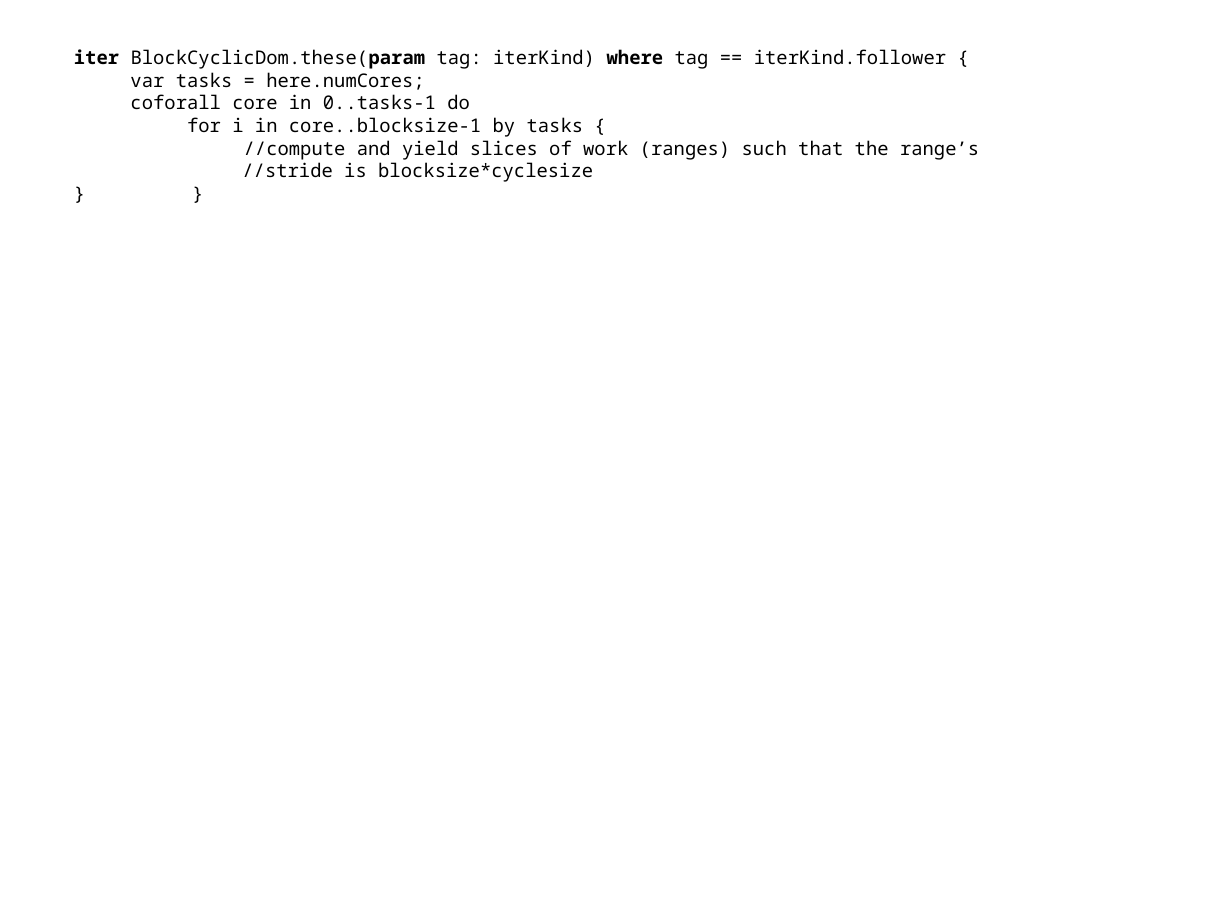
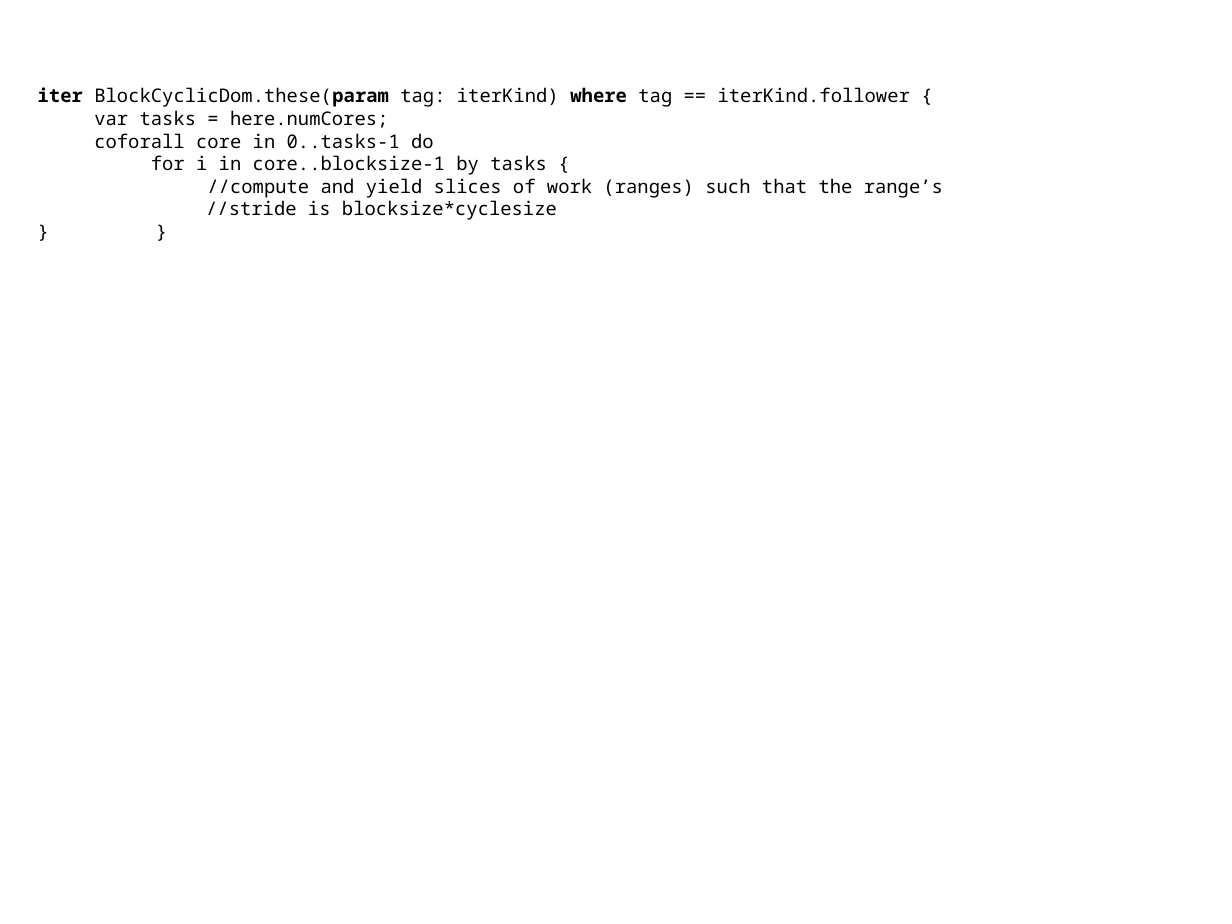
Before and after one commit to aroonsharma1/Chapel_Masters_Work, a slide deck: slide 7 of Paper/Figures/jacobi.pptx. Drawn at 1232x924 pixels with LibreOffice and Linux fonts; fonts in the diff are those of the drawing. Boxes give left, top, right and bottom in pixels: in the first picture for what was removed or moved away, otherwise in the second. Text is boxed around its words. In the diff, an @@ line names an element or a change of style, - is before the commit and + after.

```diff
--- a/Paper/Figures/jacobi.pptx
+++ b/Paper/Figures/jacobi.pptx
@@ text "iter BlockCyclicDom.these(param tag: iterKind) where ...": place and size @@
-text "iter BlockCyclicDom.these(param tag: iterKind) where ..." at [74,49,979,182]
+text "iter BlockCyclicDom.these(param tag: iterKind) where ..." at [38,87,943,220]
```
Also in this commit, not shown: 56 other files.
